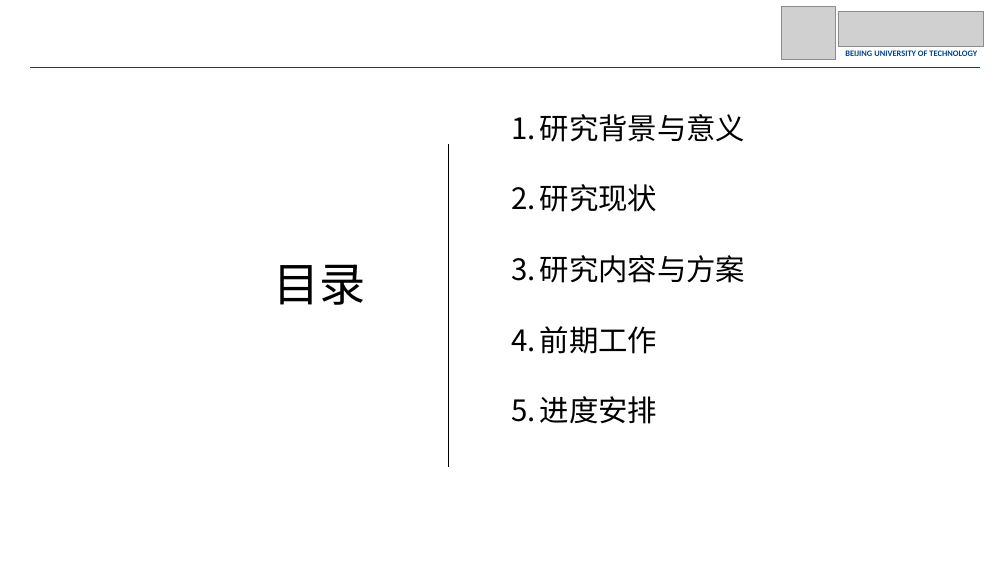
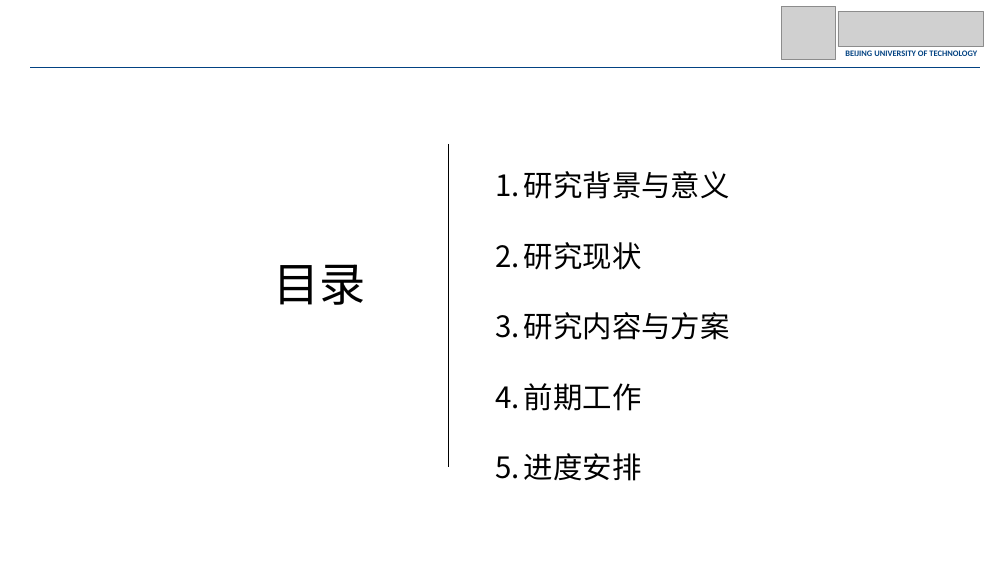
Before and after one commit to JohnnyM1ng/dissertation-proposal, a slide deck: slide 2 of 开题/开题_1210.pptx. Drawn at 1008x567 pixels with LibreOffice and Linux fonts; fonts in the diff are those of the drawing; grey boxes stand for pictures. Boxes give left, top, right and bottom in pixels: in the first picture for what was removed or moved away, otherwise in the second. Text is boxed around its words. In the diff, an @@ line names an element or a change of style, - is before the commit and + after.

```diff
--- a/开题/开题_1210.pptx
+++ b/开题/开题_1210.pptx
@@ text "研究背景与意义": place and size @@
-text "研究背景与意义" at <box>540,114,746,424</box>
+text "研究背景与意义" at <box>524,171,730,481</box>
```
Also in this commit, not shown: 13 other slides changed, 3 slides removed, 3 other files.
